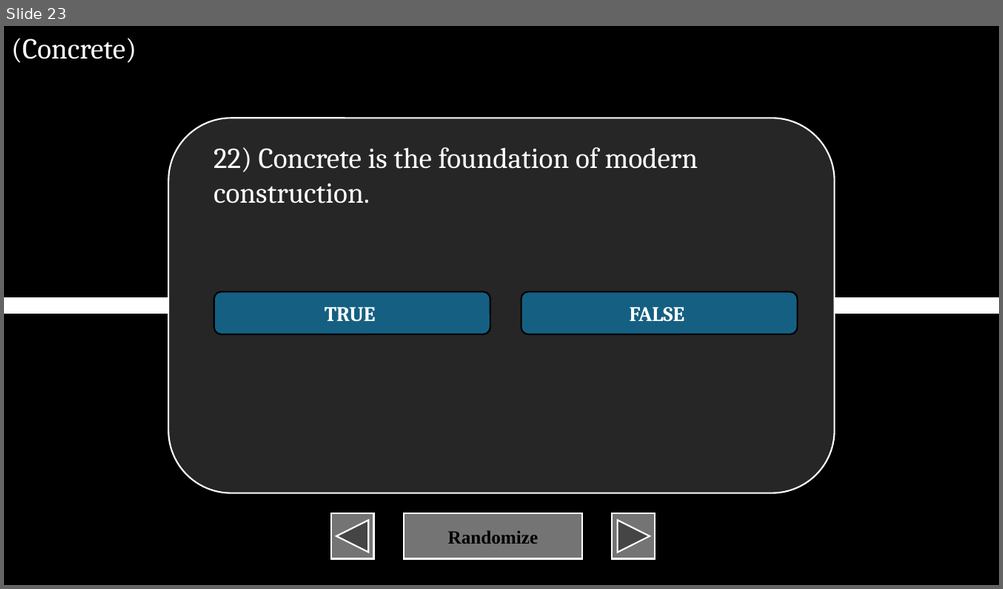
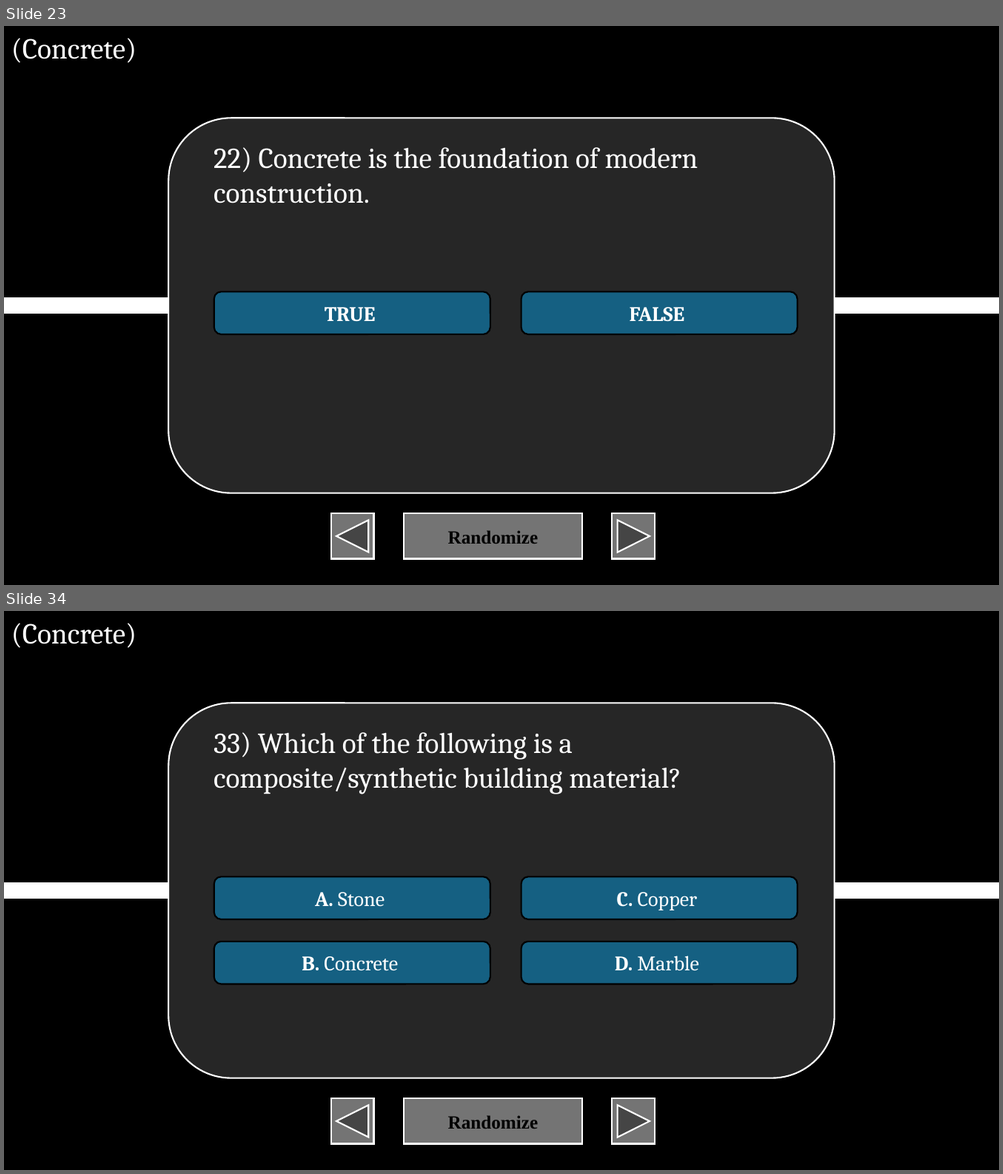
Before and after one commit to XIvanSolomonX/Archi-Reviewer, a slide deck: BU.pptm. Shown one above the other, each under a label of ours: slide 23 before the commit, slides 23 and 34 after it; the slides between them are not shown. The pictures are 1003x589 and 1003x1174 pixels, drawn with LibreOffice and Linux fonts; fonts in the diff are those of the drawing. Boxes give left, top, right and bottom in pixels: in the first picture for what was removed or moved away, otherwise in the second. Text is boxed around its words. In the diff, an @@ line names an element or a change of style, - is before the commit and + after.

Commit message:
Fixed duplicate processed file, concrete and copper done

```diff
--- a/BU.pptm
+++ b/BU.pptm
@@ slide 34 added at (4, 611, 999, 1170), background #000000 @@
@@ text added at (11, 623, 136, 648), 28 pt, text #FFFFFF @@
+(Concrete)
@@ rounded rectangle added at (168, 703, 834, 1078), fill #262626, outline #FFFFFF 1.5 pt @@
@@ text added at (213, 732, 681, 795), 28 pt, text #FFFFFF @@
+33) Which of the following is a composite/synthetic building material?
@@ rounded rectangle added at (214, 877, 490, 919), fill #156082, outline #000000 1.5 pt, 20 pt, text #FFFFFF @@
+A. Stone
@@ rounded rectangle added at (521, 877, 797, 919), fill #156082, outline #000000 1.5 pt, 20 pt, text #FFFFFF @@
+C. Copper
@@ line added from (4, 891) to (999, 891), #FFFFFF 16 pt @@
@@ rounded rectangle added at (214, 942, 490, 984), fill #156082, outline #000000 1.5 pt, 20 pt, text #FFFFFF @@
+B. Concrete
@@ rounded rectangle added at (521, 942, 797, 984), fill #156082, outline #000000 1.5 pt, 20 pt, text #FFFFFF @@
+D. Marble
@@ action button back previous added at (331, 1099, 373, 1145), fill #747474, outline #FFFFFF 1.5 pt @@
@@ action button blank added at (404, 1099, 582, 1145), fill #747474, outline #FFFFFF 1.5 pt, 18 pt, text #000000, bold @@
+Randomize
@@ action button forward next added at (612, 1099, 654, 1145), fill #747474, outline #FFFFFF 1.5 pt @@
```
Also in this commit, not shown: 1 slide changed, 119 other slides added, 4 other files.
